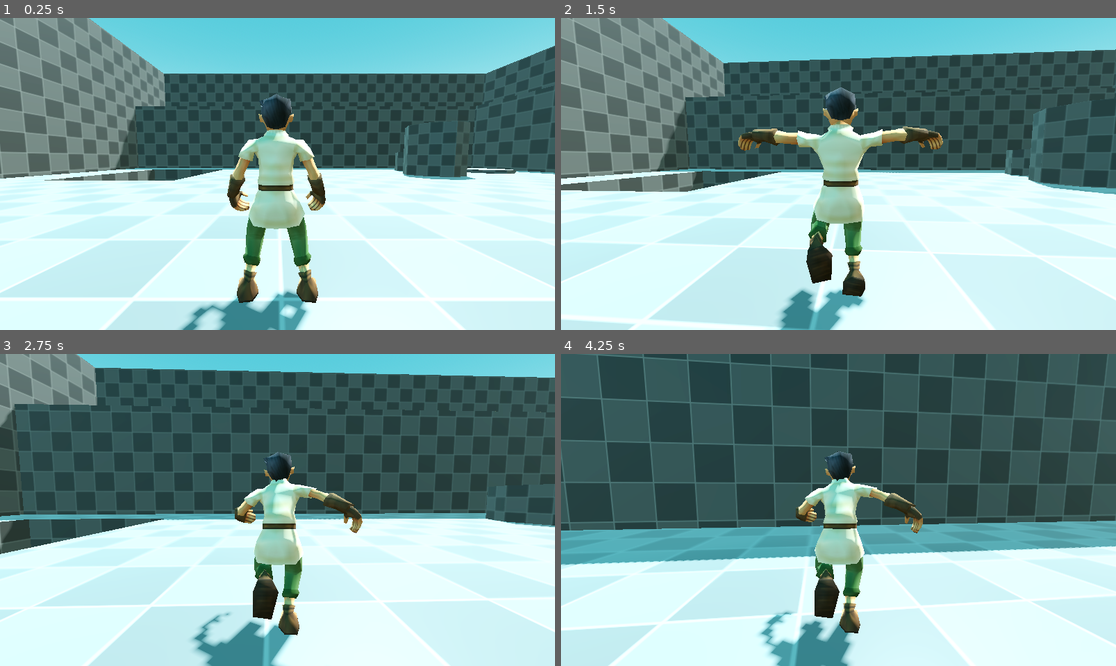
Above: before the commit, frames 1-4 (two rows, left to right).
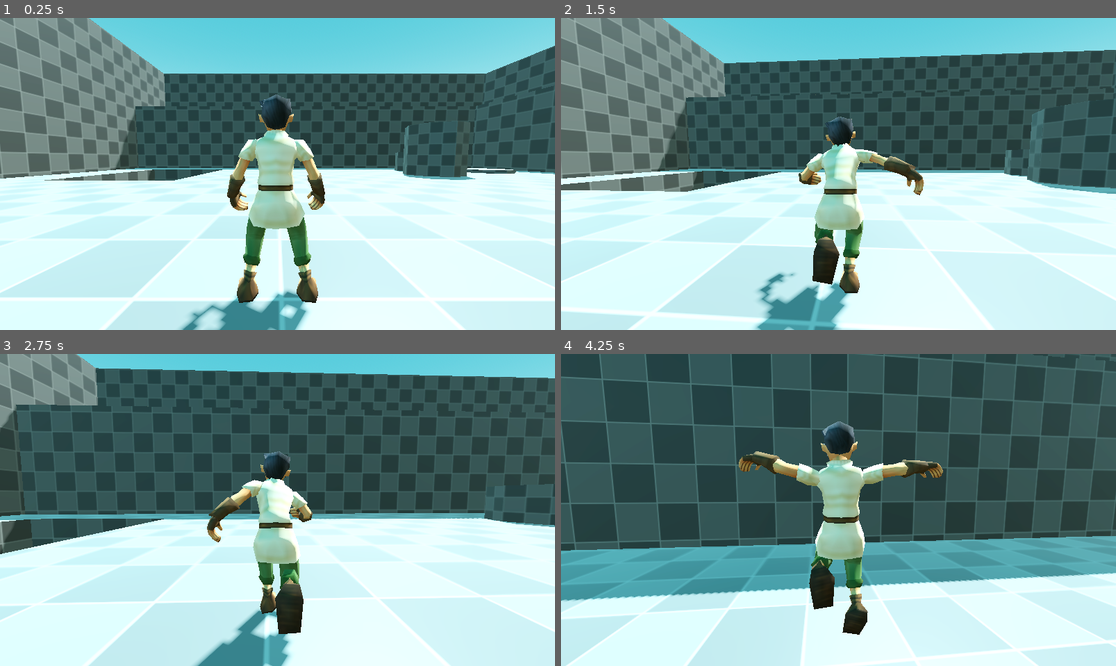
Above: after the commit, the same moments.

Repository: Amoskeag/Mage-Master
Game: Godot game, scene res://scenes/start.tscn
The game is run twice, just before and just after one commit, with the same random seed, the same clock (stepped at 60 frames per second) and the same inputs.
Inputs (mouse positions are in pixels of both pictures, inside the frame that each line leads up to):
- Up to frame 1 (0.25 s): no input
- Up to frame 2 (1.5 s): tap Enter (ui_accept) at 0.5, 0.77 s; move the mouse to (866, 174) at 0.52 s; hold W (move_forward) from 0.53 s (still down); click (866, 174) at 0.67 s; move the mouse to (810, 174) at 1.27 s
- Up to frame 3 (2.75 s): keep holding W (move_forward); tap Enter (ui_accept) at 1.52 s; move the mouse to (288, 503) at 2.02 s
- Up to frame 4 (4.25 s): keep holding W (move_forward); move the mouse to (832, 516) at 2.77 s; click (832, 516) at 2.92 s; tap Enter (ui_accept) at 3.02, 3.77 s; move the mouse to (877, 513) at 3.52 s

The runs differ from the first frame. In frame 1, 0.6% of the frame differs, in the area x 35-59%, y 24-100%; in frame 2, 9.4%; in frame 3, 7.1%; in frame 4, 37%, in the area x 0-100%, y 0-100%.

Commit message:
Implement AnimationTree Node
Character movement refined. Animation Tree Node used to better transition character model between animation states and blend them together.

Floor Snap Parameter increased to prevent slopes and small stairs/ledges from changing the character animation to falling.

Diff:
--- a/project.godot
+++ b/project.godot
@@ -65,3 +65,8 @@
 "events": [Object(InputEventKey,"resource_local_to_scene":false,"resource_name":"","device":-1,"window_id":0,"alt_press …(195 unchanged characters)…
 ]
 }
+
+[physics]
+
+3d/default_gravity=13.0
+common/physics_interpolation=true
--- a/scenes/player.tscn
+++ b/scenes/player.tscn
@@ -6,7 +6,72 @@
 
 [sub_resource type="CapsuleShape3D" id="CapsuleShape3D_bodal"]
 
+[sub_resource type="AnimationNodeAdd3" id="AnimationNodeAdd3_qhqgy"]
+
+[sub_resource type="AnimationNodeAnimation" id="AnimationNodeAnimation_qhqgy"]
+animation = &"freehand_walk"
+
+[sub_resource type="AnimationNodeAnimation" id="AnimationNodeAnimation_dqkch"]
+animation = &"freehand_run"
+
+[sub_resource type="AnimationNodeAnimation" id="AnimationNodeAnimation_tuyoq"]
+animation = &"pose_lean_left"
+
+[sub_resource type="AnimationNodeAnimation" id="AnimationNodeAnimation_fjrip"]
+animation = &"pose_lean_right"
+
+[sub_resource type="AnimationNodeAnimation" id="AnimationNodeAnimation_smehm"]
+animation = &"freehand_fall"
+
+[sub_resource type="AnimationNodeAnimation" id="AnimationNodeAnimation_qlg0r"]
+animation = &"freehand_idle"
+
+[sub_resource type="AnimationNodeTransition" id="AnimationNodeTransition_tuyoq"]
+xfade_time = 0.2
+input_0/name = "idle"
+input_0/auto_advance = false
+input_0/break_loop_at_end = false
+input_0/reset = true
+input_1/name = "walk"
+input_1/auto_advance = false
+input_1/break_loop_at_end = false
+input_1/reset = true
+input_2/name = "run"
+input_2/auto_advance = false
+input_2/break_loop_at_end = false
+input_2/reset = true
+input_3/name = "fall"
+input_3/auto_advance = false
+input_3/break_loop_at_end = false
+input_3/reset = true
+
+[sub_resource type="AnimationNodeTimeScale" id="AnimationNodeTimeScale_fjrip"]
+
+[sub_resource type="AnimationNodeBlendTree" id="AnimationNodeBlendTree_smehm"]
+graph_offset = Vector2(-207.46204, 129.16924)
+nodes/output/position = Vector2(540, 140)
+nodes/Animation/node = SubResource("AnimationNodeAnimation_qlg0r")
+nodes/Animation/position = Vector2(-200, 120)
+nodes/Movement/node = SubResource("AnimationNodeTransition_tuyoq")
+nodes/Movement/position = Vector2(320, 160)
+"nodes/Animation 2/node" = SubResource("AnimationNodeAnimation_qhqgy")
+"nodes/Animation 2/position" = Vector2(-400, 320)
+"nodes/Animation 3/node" = SubResource("AnimationNodeAnimation_dqkch")
+"nodes/Animation 3/position" = Vector2(-420, 760)
+nodes/walk_speed/node = SubResource("AnimationNodeTimeScale_fjrip")
+nodes/walk_speed/position = Vector2(-180, 300)
+"nodes/Animation 4/node" = SubResource("AnimationNodeAnimation_tuyoq")
+"nodes/Animation 4/position" = Vector2(-420, 580)
+"nodes/Animation 5/node" = SubResource("AnimationNodeAnimation_fjrip")
+"nodes/Animation 5/position" = Vector2(-420, 940)
+nodes/Add3/node = SubResource("AnimationNodeAdd3_qhqgy")
+nodes/Add3/position = Vector2(-100, 600)
+"nodes/Animation 6/node" = SubResource("AnimationNodeAnimation_smehm")
+"nodes/Animation 6/position" = Vector2(-100, 920)
+node_connections = [&"output", 0, &"Movement", &"Movement", 0, &"Animation", &"Movement", 1, &"walk_speed", &"Movement", 2, &"Add3", &"Movement", 3, &"Animation 6", &"walk_speed", 0, &"Animation 2", &"Add3", 0, &"Animation 4", &"Add3", 1, &"Animation 3", &"Add3", 2, &"Animation 5"]
+
 [node name="Player" type="CharacterBody3D"]
+floor_snap_length = 0.25
 script = ExtResource("1_3vyb7")
 
 [node name="CollisionShape3D" type="CollisionShape3D" parent="."]
@@ -26,39 +91,49 @@
 transform = Transform3D(-1, 0, -8.742278e-08, 0, 1, 0, 8.742278e-08, 0, -1, 0, 0, 0)
 
 [node name="Skeleton3D" parent="Mesh/HeroRig_export" index="0"]
-bones/0/position = Vector3(-0.02506284, 1.1263235, -0.012531456)
+bones/0/position = Vector3(-0.030402496, 1.0922701, -0.0035601244)
 bones/0/rotation = Quaternion(1, 5.056924e-15, 1.0658141e-14, 6.16095e-08)
-bones/1/rotation = Quaternion(0.7071068, -5.2414932e-23, -1.4705806e-22, 0.7071068)
-bones/2/rotation = Quaternion(-0.85711104, -0.07133201, -0.15941316, 0.48462343)
-bones/3/rotation = Quaternion(0.8816565, -0.0019566065, 0.07384472, 0.4660739)
-bones/4/rotation = Quaternion(-0.088041246, 0.17176513, 0.17861007, 0.9648025)
-bones/5/rotation = Quaternion(-0.8331473, 0.0036510741, 0.037444893, 0.5517701)
-bones/6/rotation = Quaternion(0.3716578, 0.003895104, -0.031128868, 0.92783964)
-bones/7/rotation = Quaternion(0.3840956, -0.044150505, -0.09765699, 0.91705203)
-bones/8/rotation = Quaternion(0.99971575, 1.6203014e-10, -1.6202642e-10, -0.023842977)
-bones/9/rotation = Quaternion(-0.06446277, 1.5975127e-07, 3.4484668e-08, 0.9979201)
-bones/10/rotation = Quaternion(-0.51605356, -0.007564948, -0.0005027593, 0.8565228)
-bones/11/rotation = Quaternion(0.63933265, 0.7590903, -0.0730435, -0.098491095)
-bones/12/rotation = Quaternion(-0.19023386, 0.0069777993, -0.015227578, 0.981596)
-bones/13/rotation = Quaternion(-0.08024188, -0.03267876, 0.019314133, 0.99605244)
-bones/14/rotation = Quaternion(-0.43457532, 0.8950093, -0.07173616, 0.070403926)
-bones/15/rotation = Quaternion(-0.17214309, 0.7210735, 0.19182459, 0.64313537)
-bones/16/rotation = Quaternion(-0.21766959, -0.00010695778, 0.00037530164, 0.9760225)
-bones/17/rotation = Quaternion(-0.18079044, -1.07698e-06, -1.9688618e-07, 0.98352164)
-bones/18/rotation = Quaternion(5.88451e-08, 0.03674369, -2.1397955e-06, 0.9993248)
-bones/19/rotation = Quaternion(0.7206885, -0.6926366, -0.013503364, -0.026083529)
-bones/20/rotation = Quaternion(0.6107806, -0.74574846, 0.14595236, -0.22249578)
-bones/21/rotation = Quaternion(-0.4386486, -0.0063835615, 0.035111852, 0.8979499)
-bones/22/rotation = Quaternion(0.044873387, 0.08720315, -0.013514468, 0.9950877)
-bones/24/rotation = Quaternion(0.43457532, 0.8950093, -0.07173598, -0.07040382)
-bones/25/rotation = Quaternion(-0.17214316, -0.7210734, -0.19182463, 0.6431355)
-bones/26/rotation = Quaternion(-0.21766958, 0.00010680168, -0.00037534404, 0.9760224)
-bones/27/rotation = Quaternion(-0.18079048, 1.070362e-06, 2.3895313e-07, 0.98352164)
-bones/28/rotation = Quaternion(-9.581207e-08, 0.020556826, 2.1635176e-06, 0.99978876)
-bones/29/rotation = Quaternion(0.99971575, 1.6202462e-10, -1.6203694e-10, 0.023842216)
-bones/29/scale = Vector3(1, 0.9999997, 1.000001)
+bones/1/rotation = Quaternion(0.72834706, 0.006366473, 0.008785788, 0.6851225)
+bones/2/rotation = Quaternion(-0.7988951, -0.11796588, -0.09192893, 0.58258027)
+bones/3/rotation = Quaternion(0.31232202, -0.0039864806, 0.026159093, 0.9496077)
+bones/4/rotation = Quaternion(-0.18160534, -0.012499467, 0.11327037, 0.97674626)
+bones/5/rotation = Quaternion(-0.80960643, 0.09115028, 0.03718553, 0.5786592)
+bones/6/rotation = Quaternion(0.3365959, 0.003951264, -0.02819219, 0.9412189)
+bones/7/rotation = Quaternion(-0.19948718, 0.008105654, -0.07281621, 0.9771577)
+bones/8/rotation = Quaternion(0.9970422, 0.0077954237, 0.00023392761, -0.07645959)
+bones/9/rotation = Quaternion(-0.06446282, 2.8165636e-07, -6.4309567e-09, 0.9979201)
+bones/10/rotation = Quaternion(-0.7040355, 0.12145915, 0.09786416, 0.6928235)
+bones/11/rotation = Quaternion(0.9794918, 0.18530509, 0.047681253, -0.06312206)
+bones/12/rotation = Quaternion(-0.3562633, 0.0066390964, -0.028517218, 0.9339268)
+bones/13/rotation = Quaternion(-0.045947555, -0.1344494, 0.21322572, 0.96661633)
+bones/14/rotation = Quaternion(-0.43457532, 0.89500916, -0.07173615, 0.070404)
+bones/15/rotation = Quaternion(-0.1721431, 0.7210735, 0.19182459, 0.64313537)
+bones/16/rotation = Quaternion(-0.2176696, -0.0001069269, 0.00037533257, 0.9760225)
+bones/17/rotation = Quaternion(-0.18079056, -1.1645708e-06, -3.1288474e-07, 0.9835217)
+bones/18/rotation = Quaternion(-1.4055169e-07, -0.048503865, -2.088335e-06, 0.9988231)
+bones/19/rotation = Quaternion(0.7206885, -0.6926366, -0.013503372, -0.026083525)
+bones/20/rotation = Quaternion(0.9768195, -0.19965072, -0.037682172, -0.06740393)
+bones/21/rotation = Quaternion(-0.35921335, -0.0066317273, 0.028753525, 0.9327889)
+bones/22/rotation = Quaternion(0.008767225, 0.054576676, -0.07919014, 0.99532586)
+bones/24/rotation = Quaternion(0.4345752, 0.89500934, -0.07173601, -0.07040387)
+bones/25/rotation = Quaternion(-0.17214315, -0.7210734, -0.19182467, 0.64313555)
+bones/26/rotation = Quaternion(-0.21766965, 0.00010679192, -0.0003753288, 0.9760225)
+bones/27/rotation = Quaternion(-0.18079045, 1.1404346e-06, 2.9008703e-07, 0.98352164)
+bones/28/rotation = Quaternion(-3.4173087e-08, -0.014847396, 2.1858543e-06, 0.9998898)
+bones/29/rotation = Quaternion(0.99971575, 1.2521448e-08, -8.319377e-08, 0.023842245)
+bones/29/scale = Vector3(1, 1.0000001, 1.0000014)
 
 [node name="AnimationPlayer" parent="Mesh" index="1"]
 autoplay = "freehand_idle"
 
+[node name="AnimationTree" type="AnimationTree" parent="."]
+root_node = NodePath("../Mesh")
+tree_root = SubResource("AnimationNodeBlendTree_smehm")
+anim_player = NodePath("../Mesh/AnimationPlayer")
+parameters/Movement/current_state = "idle"
+parameters/Movement/transition_request = ""
+parameters/Movement/current_index = 0
+parameters/walk_speed/scale = 1.0
+parameters/Add3/add_amount = 0.0
+
 [editable path="Mesh"]
--- a/scripts/player.gd
+++ b/scripts/player.gd
@@ -1,10 +1,11 @@
 extends CharacterBody3D
-
 
 const SPEED = 5.0
 const JUMP_VELOCITY = 4.5
 @onready var camera: Node3D = $CameraRig/Camera3D
 @onready var anim_player: AnimationPlayer = $Mesh/AnimationPlayer
+@onready var anim_tree: AnimationTree = $AnimationTree
+var last_lean := 0.0
 
 func _physics_process(delta: float) -> void:
 	# Add the gravity.
@@ -32,18 +33,27 @@
 	turn_to(direction)
 
 	var current_speed := velocity.length()
-	const RUN_SPEED = 3.5
-	const BLEND_SPEED = 0.2
+	const RUN_SPEED := 3.5
+	const BLEND_SPEED := 0.2
 
 	if not is_on_floor():
-		anim_player.play("freehand_fall")
-	if current_speed > RUN_SPEED:
-		anim_player.play("freehand_run", BLEND_SPEED)
+		#anim_player.play("freehand_fall")
+		anim_tree.set("parameters/Movement/transition_request", "fall")
+
+	elif current_speed > RUN_SPEED:
+		#anim_player.play("freehand_run", BLEND_SPEED)
+		anim_tree.set("parameters/Movement/transition_request", "run")
+		var lean := direction.dot(global_basis.x)
+		last_lean = lerpf(last_lean, lean, 0.3)
+		anim_tree.set("parameters/run_lean/add_mount", last_lean)
+
 	elif current_speed > 0.0:
-		anim_player.play("freehand_walk", BLEND_SPEED, lerp(0.5, 1.75, current_speed / RUN_SPEED))
+		anim_tree.set("parameters/Movement/transition_request", "walk")
+		var walk_speed := lerpf(0.5, 1.75, current_speed / RUN_SPEED)
+		anim_tree.set("parameters/walk_speed/scale", walk_speed)
 	else:
-		anim_player.play("freehand_idle", BLEND_SPEED)
-
+		#anim_player.play("freehand_idle", BLEND_SPEED)
+		anim_tree.set("parameters/Movement/transition_request", "idle")
 func turn_to(direction: Vector3) -> void:
 	if direction.length() > 0:
 		var yaw := atan2(-direction.x, -direction.z)
Binary file changed: meshes/hero_male.glb
Binary file changed: meshes/hero_male_eyes.png
Binary file added: meshes/hero_male_hero.png
Not shown, changed: meshes/hero_male_hero.png.import
Not shown: 1 places in scenes/player.tscn that only renumber resources
